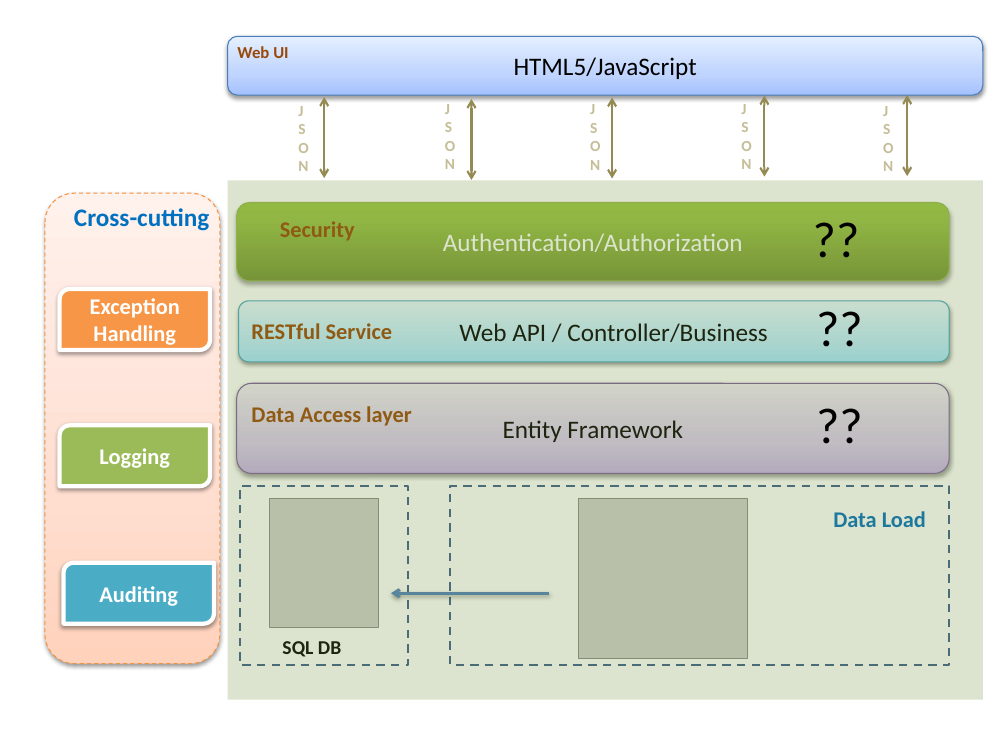
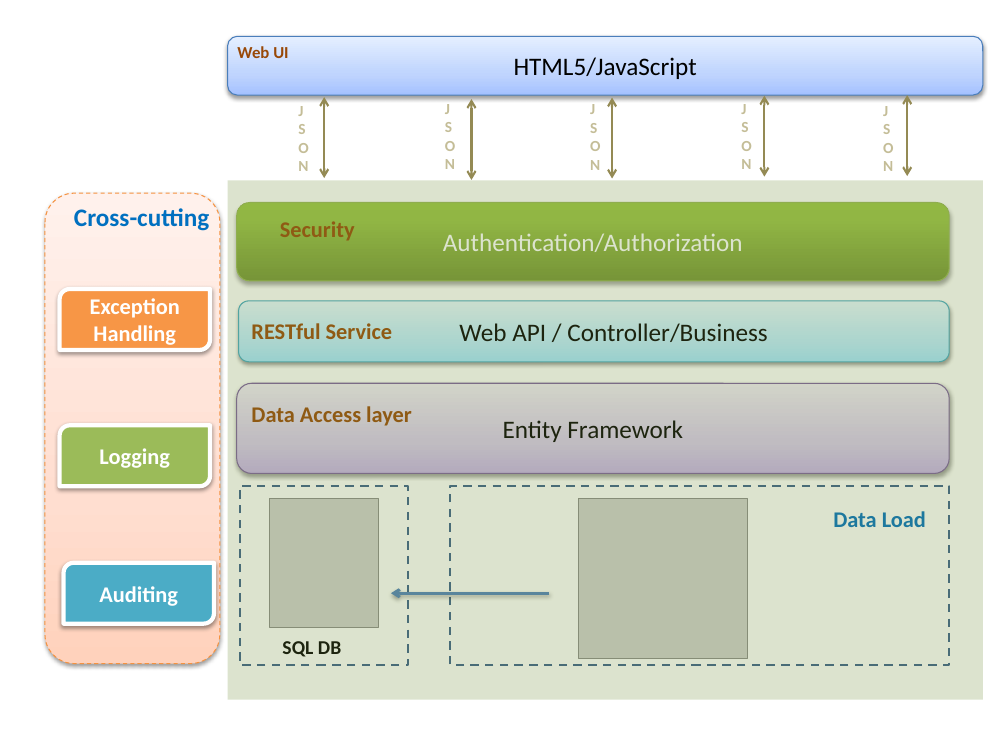
Before and after one commit to DCSGInterns/GUI, a slide deck: slide 1 of PPT/Presentation.ppt.pptx. Drawn at 1008x756 pixels with LibreOffice and Linux fonts; fonts in the diff are those of the drawing; grey boxes stand for pictures. Boxes give left, top, right and bottom in pixels: in the first picture for what was removed or moved away, otherwise in the second. Text is boxed around its words. In the diff, an @@ line names an element or a change of style, - is before the commit and + after.

Commit message:
changes to ppt

```diff
--- a/PPT/Presentation.ppt.pptx
+++ b/PPT/Presentation.ppt.pptx
@@ text removed at <box>803,202,873,284</box> @@
-??
@@ text removed at <box>806,291,876,372</box> @@
-??
@@ text removed at <box>806,388,876,469</box> @@
-??
```
Also in this commit, not shown: 1 slide added.
